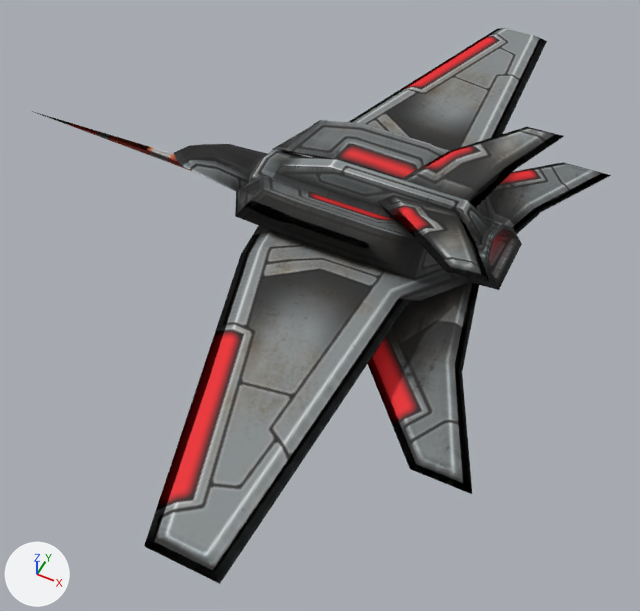
Before and after pictures for a commit that changed the FBX model models/small_fighter.fbx.
Camera for both pictures: a camera (50 mm lens) standing at (225.0, -374.0, 357.0) and looking at (59.0, -42.0, -57.0). Arrows for +X, +Y and +Z are at lower left; the lights stay in place. Where no turn or scale is listed for an object, it has been applied to the vertices.

In view in the first picture: 'small_fighter_1'.
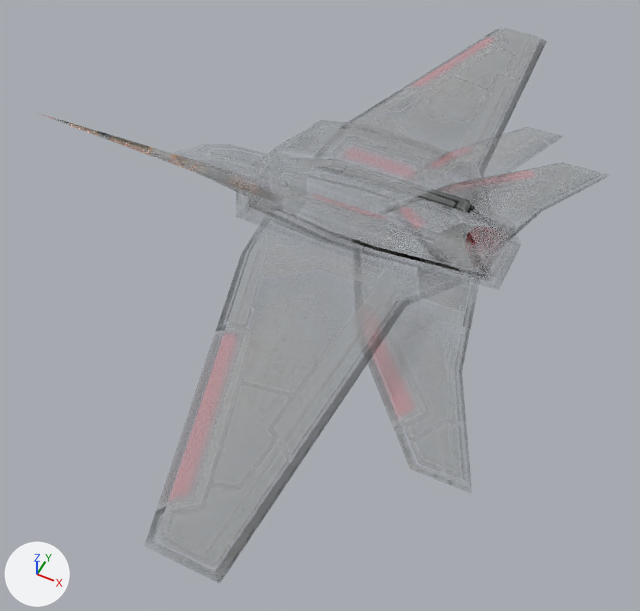
Edits to the bpy script that builds the scene:
```text
Change img_small_fighter_1_diffuse_png:
    img_small_fighter_1_diffuse_png: load_image('small_fighter_1_diffuse.png', '../texture/small_fighter_1_diffuse.png', 512, 512, 'sRGB') -> load_image('small_fighter_1_diffuse.png', '../texture/small_fighter_1_diffuse.png', 512, 512, 'Non-Color')
Change mat_material_001:
    add n3 = _N.new('ShaderNodeTexImage'); n3.name = 'Image Texture.001'
    add n3.image = img_small_fighter_1_diffuse_png
    add n4 = _N.new('ShaderNodeTexImage'); n4.name = 'Image Texture.002'
    add n4.image = img_small_fighter_1_diffuse_png
    where n0 = _N.new('ShaderNodeBsdfPrincipled'); n0.name = 'Principled BSDF'
    add _L.new(n3.outputs[0], n0.inputs[18])  # 'Color' to 'Transmission Weight'
    add _L.new(n4.outputs[0], n0.inputs[4])  # 'Color' to 'Alpha'
```

Where the change shows, as pixel boxes [x1, y1, x2, y2] in the pictures (640 x 611 px):
'small_fighter_1', surface changed
    both: [32, 28, 611, 584]
